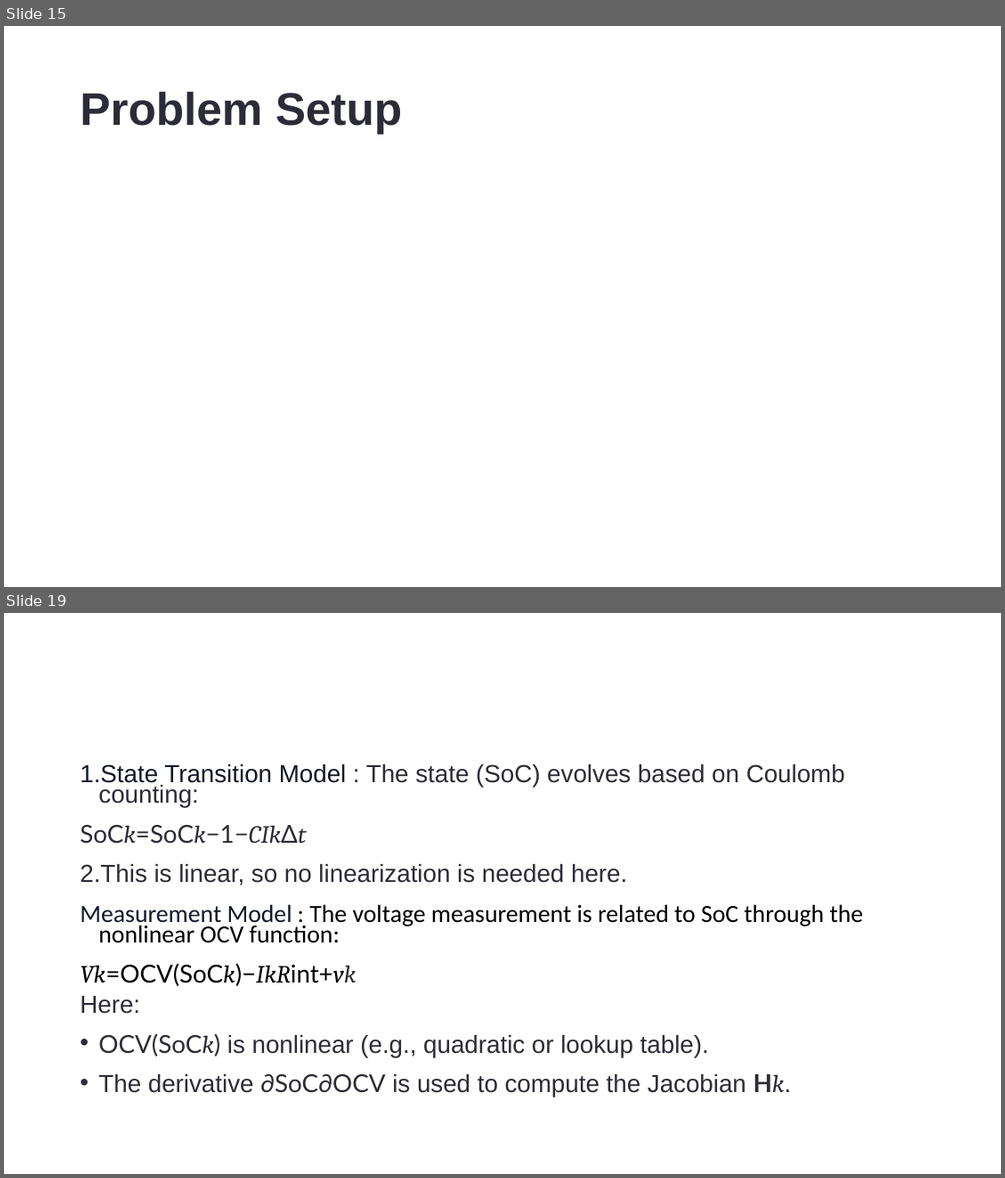
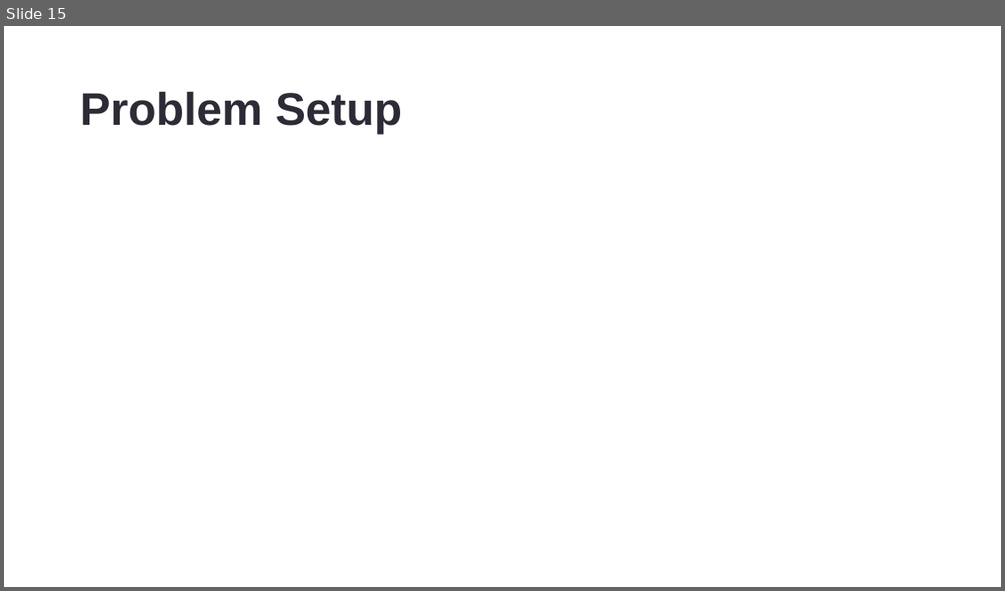
Before and after one commit to DrHammerhead/SoC-estimation, a slide deck: SoC Estimation.pptx. Shown one above the other, each under a label of ours: slides 15 and 19 before the commit, slide 15 after it; the slides between them are not shown. The pictures are 1005x1178 and 1005x591 pixels, drawn with LibreOffice and Linux fonts; fonts in the diff are those of the drawing; grey boxes stand for pictures. Boxes give left, top, right and bottom in pixels: in the first picture for what was removed or moved away, otherwise in the second. Text is boxed around its words. In the diff, an @@ line names an element or a change of style, - is before the commit and + after.

```diff
--- a/SoC Estimation.pptx
+++ b/SoC Estimation.pptx
@@ slide 19 removed at <box>4,613,1001,1174</box>, background #FFFFFF @@
@@ text removed at <box>80,764,864,1096</box> @@
-1. State Transition Model : The state (SoC) evolves based on Coulomb counting:
-SoCk=SoCk−1−CIkΔt
-1. This is linear, so no linearization is needed here.
-Measurement Model : The voltage measurement is related to SoC through the nonlinear OCV function:
-Vk=OCV(SoCk)−IkRint+vk
-Here:
-• OCV(SoCk) is nonlinear (e.g., quadratic or lookup table).
-• The derivative ∂SoC∂OCV is used to compute the Jacobian Hk.
```
Also in this commit, not shown: 3 slides changed, 3 slides added, 1 other slide removed.
